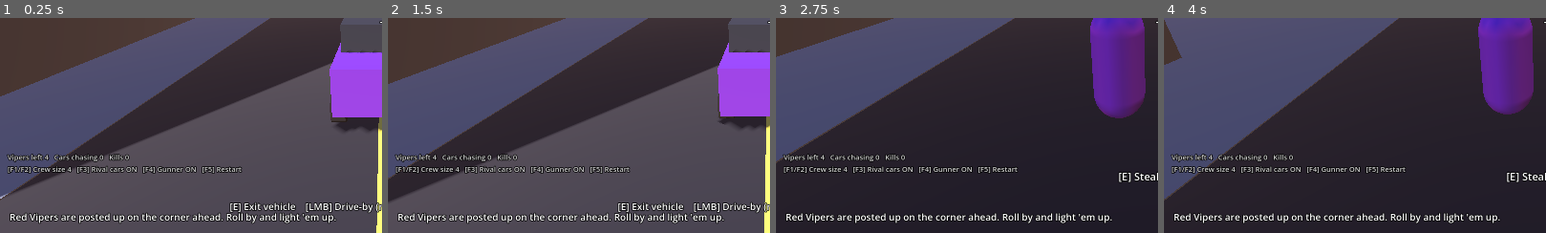
Above: before the commit, frames 1-4 (left to right).
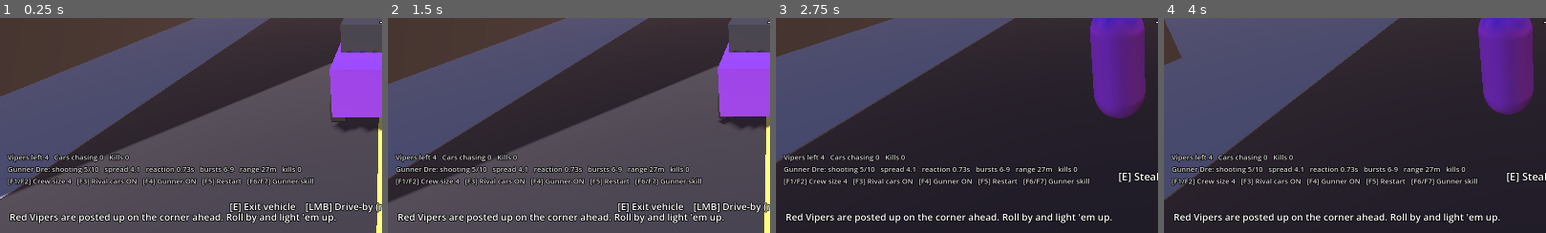
Above: after the commit, the same moments.

Repository: ncpawlak/streetlawgame
Game: Godot game, scene res://drivers/driveby/driveby_driver.tscn
The game is run twice, just before and just after one commit, with the same random seed, the same clock (stepped at 60 frames per second) and the same inputs. This scene is started directly instead of the project's main scene.
Inputs (mouse positions are % of the whole screen's width and height, from its top left):
- Up to frame 1 (0.25 s): no input
- Up to frame 2 (1.5 s): tap Enter at 0.5 s; move the mouse to (55, 50) at 0.52 s; press the mouse at (55, 50) at 0.53 s; hold W (move_forward) from 0.53 s (still down); tap F at 0.8, 1.35 s; move the mouse to (45, 50) at 1.27 s; release the mouse at (45, 50) at 1.28 s
- Up to frame 3 (2.75 s): keep holding W (move_forward); click (45, 50) at 1.55 s; move the mouse to (52, 48) at 2.02 s; hold Right mouse button (aim) from 2.03 s (still down); tap F at 2.3 s
- Up to frame 4 (4 s): keep holding W (move_forward); move the mouse to (49, 52) at 2.77 s; release Right mouse button (aim) at 2.78 s; tap G (detonate) at 2.85 s; click (49, 52) at 3.05 s; move the mouse to (57, 51) at 3.52 s; hold E (interact) from 3.53 s (still down); tap F at 3.8 s
The pictures show only the part of the screen within x 0-50%, y 50-100%; the shares and areas given below are measured in that part.

The runs differ from the first frame. In frame 1, 3.1% of the frame differs, in the area x 2-83%, y 68-79%; in frame 2, 3.0%; in frame 3, 2.6%; in frame 4, 2.6%.

Commit message:
Drive-by: scale passenger gunner with crew shooting skill
The gunner is a CrewMemberData whose 'shooting' skill (1-10) sets spread,
reaction time, burst discipline and range; kills earn shooting xp. Debug:
F6/F7 adjust skill live, --gunner-skill=N arg, stats shown in the overlay.
Escape test now waits for completion instead of a fixed frame count.

Co-authored-by: Copilot App <223556219+Copilot@users.noreply.github.com>

Diff:
--- a/drivers/driveby/driveby_driver.gd
+++ b/drivers/driveby/driveby_driver.gd
@@ -4,8 +4,9 @@
 ## parked nearby, and the player already behind the wheel (optionally with a crew gunner riding
 ## shotgun). Not part of the city map - boots straight into the drive-by loop.
 ##
-## Run: godot --path . res://drivers/driveby/driveby_driver.tscn [-- --crew=6 --no-cars --no-gunner]
-## Debug keys: F1/F2 crew size -/+, F3 rivals have cars, F4 crew gunner, F5 restart.
+## Run: godot --path . res://drivers/driveby/driveby_driver.tscn [-- --crew=6 --no-cars --no-gunner --gunner-skill=8]
+## Debug keys: F1/F2 crew size -/+, F3 rivals have cars, F4 crew gunner, F5 restart,
+## F6/F7 gunner shooting skill -/+ (applies live).
 
 const MIN_CREW := 1
 const MAX_CREW := 8
@@ -18,6 +19,8 @@
 static var crew_size := 4
 static var rivals_have_cars := true
 static var passenger_gunner := true
+## Shooting skill (1-10) of the crew member riding shotgun.
+static var gunner_skill := 5
 static var _args_read := false
 
 var grid: StreetGrid
@@ -60,9 +63,26 @@
 	_objective_label.text = mission.objective_text()
 	_escape_bar.visible = mission.phase == DriveByMission.Phase.RETALIATION and mission.can_escape()
 	_escape_bar.value = mission.unseen_time / mission.escape_time * 100.0
-	_debug_label.text = "Vipers left %d   Cars chasing %d   Kills %d\n[F1/F2] Crew size %d   [F3] Rival cars %s   [F4] Gunner %s   [F5] Restart" % [
-		mission.living_crew().size(), mission.chasing_cars().size(), mission.kills,
+	_debug_label.text = "Vipers left %d   Cars chasing %d   Kills %d\n%s\n[F1/F2] Crew size %d   [F3] Rival cars %s   [F4] Gunner %s   [F5] Restart   [F6/F7] Gunner skill" % [
+		mission.living_crew().size(), mission.chasing_cars().size(), mission.kills, _gunner_text(),
 		crew_size, "ON" if rivals_have_cars else "OFF", "ON" if passenger_gunner else "OFF"]
+
+
+func _gunner_text() -> String:
+	if gunner == null:
+		return "No gunner"
+	return "Gunner %s: shooting %d/%d   spread %.1f   reaction %.2fs   bursts %d-%d   range %.0fm   kills %d" % [
+		gunner.crew.display_name, gunner.skill_level(), CrewMemberData.MAX_SKILL, gunner.extra_spread,
+		gunner.reaction_time, gunner.burst_min, gunner.burst_max, gunner.gun_range, gunner.kills]
+
+
+## Changes the gunner's shooting skill on the fly so the difference shows mid-run.
+func set_gunner_skill(level: int) -> void:
+	gunner_skill = clampi(level, 1, CrewMemberData.MAX_SKILL)
+	if gunner != null:
+		gunner.crew.skills[CrewGunner.SKILL_ID] = gunner_skill
+		gunner.crew.xp.erase(CrewGunner.SKILL_ID)
+		gunner.apply_skill()
 
 
 func _input(event: InputEvent) -> void:
@@ -83,6 +103,12 @@
 				_restart_with(func() -> void: passenger_gunner = not passenger_gunner)
 			KEY_F5:
 				_restart_with(func() -> void: pass)
+			KEY_F6:
+				set_gunner_skill(gunner_skill - 1)
+				get_viewport().set_input_as_handled()
+			KEY_F7:
+				set_gunner_skill(gunner_skill + 1)
+				get_viewport().set_input_as_handled()
 
 
 func _restart_with(change: Callable) -> void:
@@ -91,7 +117,8 @@
 	get_tree().reload_current_scene.call_deferred()
 
 
-## Command-line overrides (after "--"): --crew=N, --cars / --no-cars, --gunner / --no-gunner.
+## Command-line overrides (after "--"): --crew=N, --cars / --no-cars, --gunner / --no-gunner,
+## --gunner-skill=N.
 static func _read_args() -> void:
 	if _args_read:
 		return
@@ -107,6 +134,8 @@
 			passenger_gunner = false
 		elif arg == "--gunner":
 			passenger_gunner = true
+		elif arg.begins_with("--gunner-skill="):
+			gunner_skill = clampi(arg.trim_prefix("--gunner-skill=").to_int(), 1, CrewMemberData.MAX_SKILL)
 
 
 func _spawn_player() -> void:
@@ -123,6 +152,7 @@
 	if passenger_gunner:
 		gunner = CrewGunner.new()
 		gunner.name = "Gunner"
+		gunner.crew = CrewMemberData.create("Dre", {CrewGunner.SKILL_ID: gunner_skill})
 		player_car.add_child(gunner)
 	player_car.enter(player)
 
--- a/scripts/gameplay/driveby/crew_gunner.gd
+++ b/scripts/gameplay/driveby/crew_gunner.gd
@@ -3,19 +3,42 @@
 ## A crew member riding shotgun in the player's car. While the player drives, they pick the closest
 ## rival (on foot or in a chasing car) in range and sight and fire bursts out of the window.
 ## Add as a child of the [Vehicle]; kills are credited to the car, and so to the player.
+##
+## How well they shoot comes from the crew member's [constant SKILL_ID] level (1-10, see
+## [CrewMemberData]): spread, reaction time, burst discipline and range all scale with it, and
+## every rival they drop earns shooting xp.
+
+const SKILL_ID := &"shooting"
+## Xp the crew member earns per rival the gunner drops.
+const XP_PER_KILL := 2
 
 @export var weapon_id: StringName = &"smg"
-@export var gun_range := 30.0
 @export var damage_scale := 0.6
-@export var extra_spread := 2.0
 ## Gang whose members and chase cars count as targets.
 @export var enemy_gang: StringName = &"vipers"
+## Skill level used when no [member crew] is assigned.
+@export_range(1, 10) var default_skill := 5
 
+## The crew member riding shotgun; their shooting skill drives the stats below.
+var crew: CrewMemberData
 var weapons: WeaponInventory
+var kills := 0
+
+## Stats derived from the skill level (refreshed every frame, so skill changes apply live).
+var gun_range := 30.0
+var extra_spread := 2.0
+## Seconds between spotting a new target and opening fire.
+var reaction_time := 0.4
+var burst_min := 4
+var burst_max := 7
+var pause_min := 0.4
+var pause_max := 0.9
 
 var _car: Vehicle
 var _burst_left := 0
 var _pause := 0.0
+var _target: Node3D
+var _reaction_left := 0.0
 
 
 func _ready() -> void:
@@ -26,29 +49,63 @@
 	weapons.starting_magazines = 0
 	weapons.infinite_reserve = true
 	weapons.damage_scale = damage_scale
-	weapons.extra_spread = extra_spread
 	add_child(weapons)
+	apply_skill()
 	_build_body()
 
 
+func skill_level() -> int:
+	return crew.skill_for(SKILL_ID) if crew != null else clampi(default_skill, 1, CrewMemberData.MAX_SKILL)
+
+
+## Rookies spray long, wide bursts and are slow to react; veterans fire short, tight bursts fast.
+func apply_skill() -> void:
+	var t := (skill_level() - 1) / float(CrewMemberData.MAX_SKILL - 1)
+	gun_range = lerpf(22.0, 34.0, t)
+	extra_spread = lerpf(7.0, 0.5, t)
+	reaction_time = lerpf(1.2, 0.15, t)
+	burst_min = roundi(lerpf(8.0, 3.0, t))
+	burst_max = roundi(lerpf(12.0, 5.0, t))
+	pause_min = lerpf(0.25, 0.5, t)
+	pause_max = lerpf(0.5, 0.9, t)
+	if weapons != null:
+		weapons.extra_spread = extra_spread
+
+
 func _physics_process(delta: float) -> void:
+	apply_skill()
 	if _car == null or _car.driver == null or _car.is_wrecked():
 		return
 	if _pause > 0.0:
 		_pause -= delta
 		return
 	var target := find_target()
+	if target != _target:
+		_target = target
+		_reaction_left = reaction_time
 	if target == null:
+		return
+	if _reaction_left > 0.0:
+		_reaction_left -= delta
 		return
 	var muzzle := _car.global_position + Vector3.UP * 1.7 - _car.global_basis.x * 0.8
 	var aim := target.global_position + Vector3.UP
 	var exclude: Array[RID] = [_car.get_rid(), _car.driver.get_rid()]
+	var member := target as GangMember
 	if not weapons.try_fire(_car, muzzle, aim - muzzle, exclude):
 		return
+	if member != null and not member.is_alive():
+		_on_kill()
 	_burst_left -= 1
 	if _burst_left <= 0:
-		_burst_left = randi_range(4, 7)
-		_pause = randf_range(0.4, 0.9)
+		_burst_left = randi_range(burst_min, burst_max)
+		_pause = randf_range(pause_min, pause_max)
+
+
+func _on_kill() -> void:
+	kills += 1
+	if crew != null and crew.add_xp(SKILL_ID, XP_PER_KILL):
+		EventBus.notify.emit("%s got better at shooting (%d)" % [crew.display_name, skill_level()])
 
 
 ## Closest live rival or chasing rival car in range with a clear view, or null.
--- a/tests/driveby_tests.gd
+++ b/tests/driveby_tests.gd
@@ -20,11 +20,12 @@
 func run(main: Node) -> void:
 	main.queue_free()
 	await _frames(2)
-	var saved := [DriveByDriver.crew_size, DriveByDriver.rivals_have_cars, DriveByDriver.passenger_gunner, GameState.cash, GameState.respect]
+	var saved := [DriveByDriver.crew_size, DriveByDriver.rivals_have_cars, DriveByDriver.passenger_gunner, GameState.cash, GameState.respect, DriveByDriver.gunner_skill]
 	DriveByDriver._args_read = true
 	await _test_boot()
 	await _test_shooting_from_car()
 	await _test_crew_gunner()
+	await _test_gunner_skill()
 	await _test_retaliation_and_chase()
 	await _test_backup_and_toggles()
 	await _test_escape()
@@ -34,6 +35,7 @@
 	DriveByDriver.passenger_gunner = saved[2]
 	GameState.cash = saved[3]
 	GameState.respect = saved[4]
+	DriveByDriver.gunner_skill = saved[5]
 
 
 func _boot(crew_size: int, cars: bool, gunner: bool) -> DriveByDriver:
@@ -103,7 +105,45 @@
 			break
 		await _frames(1)
 	_check(not target.is_alive() and driver.mission.kills == 1, "the crew gunner drops a rival and it counts")
-	await _free(driver)
+	_check(driver.gunner.kills == 1 and int(driver.gunner.crew.xp.get(CrewGunner.SKILL_ID, 0)) == CrewGunner.XP_PER_KILL, "the gunner's kill earns them shooting xp")
+	await _free(driver)
+
+
+func _test_gunner_skill() -> void:
+	var rookie_frames := await _frames_to_first_shot(1)
+	var veteran_frames := await _frames_to_first_shot(10)
+	_check(veteran_frames + 30 < rookie_frames, "a skilled gunner opens fire faster (%d vs %d frames)" % [veteran_frames, rookie_frames])
+
+	DriveByDriver.gunner_skill = 1
+	var driver := await _boot(1, false, true)
+	var gunner := driver.gunner
+	_check(gunner.crew.skill_for(CrewGunner.SKILL_ID) == 1 and gunner.skill_level() == 1, "the gunner's skill comes from their crew member's shooting level")
+	var rookie := [gunner.extra_spread, gunner.reaction_time, gunner.burst_max, gunner.gun_range]
+	driver.set_gunner_skill(10)
+	await _frames(1)
+	_check(gunner.skill_level() == 10 and gunner.weapons.extra_spread == gunner.extra_spread, "the debug key changes the gunner's skill live")
+	_check(gunner.extra_spread < rookie[0] and gunner.reaction_time < rookie[1] and gunner.burst_max < rookie[2] and gunner.gun_range > rookie[3], "skill tightens spread, speeds reactions, shortens bursts and adds range")
+	driver.set_gunner_skill(99)
+	_check(gunner.skill_level() == CrewMemberData.MAX_SKILL, "gunner skill is clamped to 1-10")
+	await _free(driver)
+
+
+## Frames between a rival stepping into view and the gunner's first shot.
+func _frames_to_first_shot(skill: int) -> int:
+	DriveByDriver.gunner_skill = skill
+	var driver := await _boot(1, false, true)
+	var car := driver.player_car
+	var slot := driver.gunner.weapons.current()
+	var rounds := slot.magazine
+	var target := driver.crew[0]
+	target.move_speed = 0.0
+	target.global_position = car.global_position + car.global_basis.x * -10.0
+	var frames := 0
+	while slot.magazine == rounds and frames < 300:
+		frames += 1
+		await _frames(1)
+	await _free(driver)
+	return frames
 
 
 func _test_retaliation_and_chase() -> void:
@@ -174,8 +214,11 @@
 	_check(not DriveByMission.line_of_sight(driver, block_center + Vector3(5.0, 1.0, 20.0), block_center + Vector3(5.0, 1.0, -20.0)), "buildings block line of sight")
 
 	var cash := GameState.cash
-	await _frames(80)
-	_check(mission.phase == DriveByMission.Phase.COMPLETE and GameState.cash == cash + mission.reward_cash, "staying out of sight completes the drive-by and pays out")
+	for i in 300:
+		if mission.phase != DriveByMission.Phase.RETALIATION:
+			break
+		await _frames(1)
+	_check(mission.phase == DriveByMission.Phase.COMPLETE and GameState.cash == cash + mission.reward_cash, "staying out of sight completes the drive-by and pays out (unseen %.2fs, seen %s)" % [mission.unseen_time, mission.is_seen()])
 	await _free(driver)
 
 
